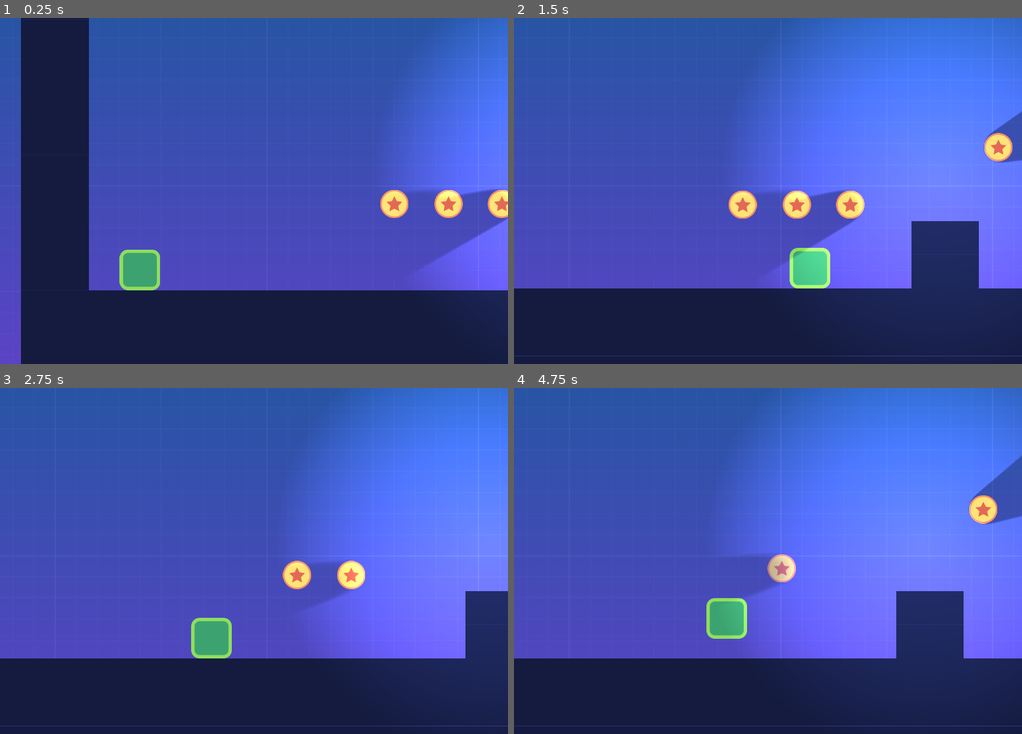
Above: before the commit, frames 1-4 (two rows, left to right).
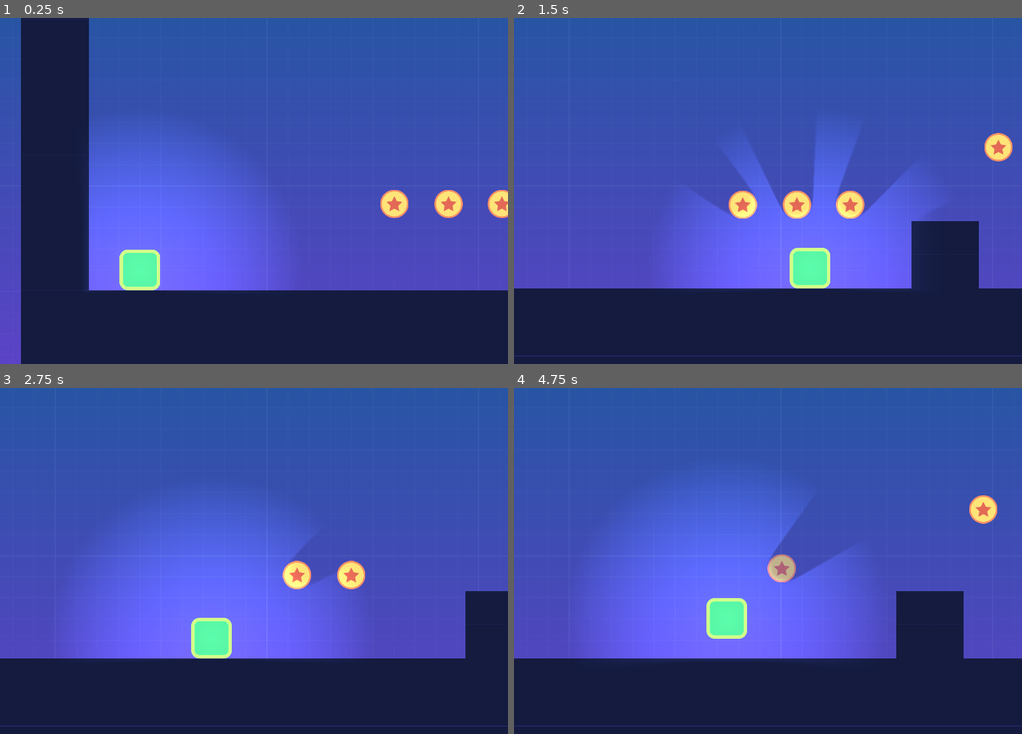
Above: after the commit, the same moments.

Repository: walizw/GodotProjects
Game: Godot game, scene res://scenes/level.tscn
Same seed, same stepped clock (60 frames per second), same inputs: the game is played once before the commit and once after it.
Inputs:
- Up to frame 1 (0.25 s): no input
- Up to frame 2 (1.5 s): hold D (right) from 0.53 s (still down); tap W (jump) at 0.77 s
- Up to frame 3 (2.75 s): tap W (jump) at 1.52 s; release D (right) at 2.03 s; hold A (left) from 2.03 s (still down)
- Up to frame 4 (4.75 s): release A (left) at 2.78 s; hold D (right) 2.78-4.28 s; tap W (jump) at 3.02, 3.77, 4.52 s; hold A (left) from 4.28 s (still down)

The runs differ from the first frame. In frame 1, 25% of the frame differs, in the area x 17-100%, y 0-79%; in frame 2, 38%; in frame 3, 45%; in frame 4, 49%, in the area x 15-100%, y 0-83%.

Commit message:
added shadows

Diff:
--- /dev/null
+++ b/1. Platformer/assets/tileset.tres
@@ -0,0 +1,117 @@
+[gd_resource type="TileSet" load_steps=10 format=2]
+
+[ext_resource path="res://assets/tileset.png" type="Texture" id=1]
+
+[sub_resource type="OccluderPolygon2D" id=6]
+polygon = PoolVector2Array( 80, 80, 0, 80, 0, 0, 80, 0 )
+
+[sub_resource type="ConvexPolygonShape2D" id=1]
+points = PoolVector2Array( 0, 0, 80, 0, 80, 80, 0, 80 )
+
+[sub_resource type="OccluderPolygon2D" id=7]
+polygon = PoolVector2Array( 0, 80, 0, 80, 80, 0, 80, 80 )
+
+[sub_resource type="ConvexPolygonShape2D" id=3]
+points = PoolVector2Array( 0, 80, 0, 80, 80, 0, 80, 80 )
+
+[sub_resource type="OccluderPolygon2D" id=8]
+polygon = PoolVector2Array( 0, 80, 0, 80, 80, 40, 80, 80 )
+
+[sub_resource type="ConvexPolygonShape2D" id=4]
+points = PoolVector2Array( 0, 80, 0, 80, 80, 40, 80, 80 )
+
+[sub_resource type="OccluderPolygon2D" id=9]
+polygon = PoolVector2Array( 0, 40, 0, 40, 80, 0, 80, 80, 0, 80 )
+
+[sub_resource type="ConvexPolygonShape2D" id=5]
+points = PoolVector2Array( 0, 40, 0, 40, 80, 0, 80, 80, 0, 80 )
+
+[resource]
+0/name = "tileset.png 0"
+0/texture = ExtResource( 1 )
+0/tex_offset = Vector2( 0, 0 )
+0/modulate = Color( 1, 1, 1, 1 )
+0/region = Rect2( 0, 0, 80, 80 )
+0/tile_mode = 0
+0/occluder_offset = Vector2( 0, 0 )
+0/occluder = SubResource( 6 )
+0/navigation_offset = Vector2( 0, 0 )
+0/shape_offset = Vector2( 0, 0 )
+0/shape_transform = Transform2D( 1, 0, 0, 1, 0, 0 )
+0/shape = SubResource( 1 )
+0/shape_one_way = false
+0/shape_one_way_margin = 1.0
+0/shapes = [ {
+"autotile_coord": Vector2( 0, 0 ),
+"one_way": false,
+"one_way_margin": 1.0,
+"shape": SubResource( 1 ),
+"shape_transform": Transform2D( 1, 0, 0, 1, 0, 0 )
+} ]
+0/z_index = 0
+1/name = "tileset.png 1"
+1/texture = ExtResource( 1 )
+1/tex_offset = Vector2( 0, 0 )
+1/modulate = Color( 1, 1, 1, 1 )
+1/region = Rect2( 0, 80, 80, 80 )
+1/tile_mode = 0
+1/occluder_offset = Vector2( 0, 0 )
+1/occluder = SubResource( 7 )
+1/navigation_offset = Vector2( 0, 0 )
+1/shape_offset = Vector2( 0, 0 )
+1/shape_transform = Transform2D( 1, 0, 0, 1, 0, 0 )
+1/shape = SubResource( 3 )
+1/shape_one_way = false
+1/shape_one_way_margin = 1.0
+1/shapes = [ {
+"autotile_coord": Vector2( 0, 0 ),
+"one_way": false,
+"one_way_margin": 1.0,
+"shape": SubResource( 3 ),
+"shape_transform": Transform2D( 1, 0, 0, 1, 0, 0 )
+} ]
+1/z_index = 0
+2/name = "tileset.png 2"
+2/texture = ExtResource( 1 )
+2/tex_offset = Vector2( 0, 0 )
+2/modulate = Color( 1, 1, 1, 1 )
+2/region = Rect2( 0, 160, 80, 80 )
+2/tile_mode = 0
+2/occluder_offset = Vector2( 0, 0 )
+2/occluder = SubResource( 8 )
+2/navigation_offset = Vector2( 0, 0 )
+2/shape_offset = Vector2( 0, 0 )
+2/shape_transform = Transform2D( 1, 0, 0, 1, 0, 0 )
+2/shape = SubResource( 4 )
+2/shape_one_way = false
+2/shape_one_way_margin = 1.0
+2/shapes = [ {
+"autotile_coord": Vector2( 0, 0 ),
+"one_way": false,
+"one_way_margin": 1.0,
+"shape": SubResource( 4 ),
+"shape_transform": Transform2D( 1, 0, 0, 1, 0, 0 )
+} ]
+2/z_index = 0
+3/name = "tileset.png 3"
+3/texture = ExtResource( 1 )
+3/tex_offset = Vector2( 0, 0 )
+3/modulate = Color( 1, 1, 1, 1 )
+3/region = Rect2( 80, 160, 80, 80 )
+3/tile_mode = 0
+3/occluder_offset = Vector2( 0, 0 )
+3/occluder = SubResource( 9 )
+3/navigation_offset = Vector2( 0, 0 )
+3/shape_offset = Vector2( 0, 0 )
+3/shape_transform = Transform2D( 1, 0, 0, 1, 0, 0 )
+3/shape = SubResource( 5 )
+3/shape_one_way = false
+3/shape_one_way_margin = 1.0
+3/shapes = [ {
+"autotile_coord": Vector2( 0, 0 ),
+"one_way": false,
+"one_way_margin": 1.0,
+"shape": SubResource( 5 ),
+"shape_transform": Transform2D( 1, 0, 0, 1, 0, 0 )
+} ]
+3/z_index = 0
--- a/1. Platformer/prefabs/enemy.tscn
+++ b/1. Platformer/prefabs/enemy.tscn
@@ -1,7 +1,10 @@
-[gd_scene load_steps=5 format=2]
+[gd_scene load_steps=6 format=2]
 
 [ext_resource path="res://assets/enemy.png" type="Texture" id=1]
 [ext_resource path="res://scripts/enemy.gd" type="Script" id=2]
+
+[sub_resource type="OccluderPolygon2D" id=3]
+polygon = PoolVector2Array( -28, 48, 32, 48, 49, 42, 58, 28, 58, 4, 52, -15, 41, -32, 19, -47, 0, -51, -29, -43, -44, -25, -55, -2, -57, 20, -54, 37 )
 
 [sub_resource type="RectangleShape2D" id=1]
 extents = Vector2( 47, 33.5 )
@@ -17,6 +20,9 @@
 [node name="Enemy" type="Sprite" parent="."]
 position = Vector2( 0, -48 )
 texture = ExtResource( 1 )
+
+[node name="LightOccluder2D" type="LightOccluder2D" parent="Enemy"]
+occluder = SubResource( 3 )
 
 [node name="CollisionShape2D" type="CollisionShape2D" parent="."]
 position = Vector2( 1, -33.5 )
--- a/1. Platformer/prefabs/objects/coin.tscn
+++ b/1. Platformer/prefabs/objects/coin.tscn
@@ -108,6 +108,7 @@
 texture = ExtResource( 1 )
 
 [node name="LightOccluder2D" type="LightOccluder2D" parent="Coin"]
+show_behind_parent = true
 scale = Vector2( 1.1, 1.1 )
 occluder = SubResource( 5 )
 
--- a/1. Platformer/prefabs/objects/portal.tscn
+++ b/1. Platformer/prefabs/objects/portal.tscn
@@ -1,7 +1,10 @@
-[gd_scene load_steps=7 format=2]
+[gd_scene load_steps=8 format=2]
 
 [ext_resource path="res://assets/portal.png" type="Texture" id=1]
 [ext_resource path="res://scripts/portal.gd" type="Script" id=2]
+
+[sub_resource type="OccluderPolygon2D" id=5]
+polygon = PoolVector2Array( -12, -103, 12, -103, 40, -96, 57, -81, 70, -59, 73, -44, 73, 55, 61, 79, 38, 100, 2, 107, -27, 102, -56, 88, -68, 66, -79, 18, -79, 18, -71, -64, -49, -94 )
 
 [sub_resource type="CapsuleShape2D" id=1]
 radius = 70.0
@@ -182,6 +185,10 @@
 position = Vector2( 0, -100 )
 texture = ExtResource( 1 )
 
+[node name="LightOccluder2D" type="LightOccluder2D" parent="Portal"]
+show_behind_parent = true
+occluder = SubResource( 5 )
+
 [node name="CollisionShape2D" type="CollisionShape2D" parent="."]
 position = Vector2( 0, -100 )
 shape = SubResource( 1 )
--- a/1. Platformer/prefabs/player.tscn
+++ b/1. Platformer/prefabs/player.tscn
@@ -1,7 +1,11 @@
-[gd_scene load_steps=6 format=2]
+[gd_scene load_steps=8 format=2]
 
 [ext_resource path="res://assets/player.png" type="Texture" id=1]
 [ext_resource path="res://scripts/player.gd" type="Script" id=2]
+[ext_resource path="res://assets/light.png" type="Texture" id=3]
+
+[sub_resource type="OccluderPolygon2D" id=4]
+polygon = PoolVector2Array( -50, -39, -39, -50, 33, -50, 45, -47, 50, -40, 50, 41, 40, 49, -43, 49, -51, 39 )
 
 [sub_resource type="RectangleShape2D" id=1]
 extents = Vector2( 40, 44 )
@@ -21,6 +25,11 @@
 [node name="Player" type="Sprite" parent="."]
 position = Vector2( 0, -48 )
 texture = ExtResource( 1 )
+
+[node name="LightOccluder2D" type="LightOccluder2D" parent="Player"]
+visible = false
+show_behind_parent = true
+occluder = SubResource( 4 )
 
 [node name="CollisionShape2D" type="CollisionShape2D" parent="."]
 position = Vector2( 0, -44 )
@@ -58,5 +67,17 @@
 [node name="CollisionShape2D" type="CollisionShape2D" parent="StompDetector"]
 shape = SubResource( 3 )
 
+[node name="Light2D" type="Light2D" parent="."]
+position = Vector2( 0, -48 )
+texture = ExtResource( 3 )
+texture_scale = 1.5
+color = Color( 0.94902, 1, 0.956863, 1 )
+energy = 0.85
+range_layer_min = -100
+shadow_enabled = true
+shadow_gradient_length = 2.0
+shadow_filter = 2
+shadow_filter_smooth = 5.0
+
 [connection signal="body_entered" from="EnemyDetector" to="." method="_on_EnemyDetector_body_entered"]
 [connection signal="area_entered" from="StompDetector" to="." method="_on_StompDetector_area_entered"]
--- a/1. Platformer/scenes/level.tscn
+++ b/1. Platformer/scenes/level.tscn
@@ -1,6 +1,6 @@
-[gd_scene load_steps=15 format=2]
+[gd_scene load_steps=10 format=2]
 
-[ext_resource path="res://assets/tileset.png" type="Texture" id=1]
+[ext_resource path="res://assets/tileset.tres" type="TileSet" id=1]
 [ext_resource path="res://prefabs/player.tscn" type="PackedScene" id=2]
 [ext_resource path="res://prefabs/enemy.tscn" type="PackedScene" id=3]
 [ext_resource path="res://assets/background.png" type="Texture" id=4]
@@ -9,104 +9,6 @@
 [ext_resource path="res://prefabs/objects/portal.tscn" type="PackedScene" id=7]
 [ext_resource path="res://scenes/level2.tscn" type="PackedScene" id=8]
 [ext_resource path="res://assets/light.png" type="Texture" id=9]
-
-[sub_resource type="ConvexPolygonShape2D" id=1]
-points = PoolVector2Array( 0, 0, 80, 0, 80, 80, 0, 80 )
-
-[sub_resource type="ConvexPolygonShape2D" id=3]
-points = PoolVector2Array( 0, 80, 0, 80, 80, 0, 80, 80 )
-
-[sub_resource type="ConvexPolygonShape2D" id=4]
-points = PoolVector2Array( 0, 80, 0, 80, 80, 40, 80, 80 )
-
-[sub_resource type="ConvexPolygonShape2D" id=5]
-points = PoolVector2Array( 0, 40, 0, 40, 80, 0, 80, 80, 0, 80 )
-
-[sub_resource type="TileSet" id=2]
-0/name = "tileset.png 0"
-0/texture = ExtResource( 1 )
-0/tex_offset = Vector2( 0, 0 )
-0/modulate = Color( 1, 1, 1, 1 )
-0/region = Rect2( 0, 0, 80, 80 )
-0/tile_mode = 0
-0/occluder_offset = Vector2( 0, 0 )
-0/navigation_offset = Vector2( 0, 0 )
-0/shape_offset = Vector2( 0, 0 )
-0/shape_transform = Transform2D( 1, 0, 0, 1, 0, 0 )
-0/shape = SubResource( 1 )
-0/shape_one_way = false
-0/shape_one_way_margin = 1.0
-0/shapes = [ {
-"autotile_coord": Vector2( 0, 0 ),
-"one_way": false,
-"one_way_margin": 1.0,
-"shape": SubResource( 1 ),
-"shape_transform": Transform2D( 1, 0, 0, 1, 0, 0 )
-} ]
-0/z_index = 0
-1/name = "tileset.png 1"
-1/texture = ExtResource( 1 )
-1/tex_offset = Vector2( 0, 0 )
-1/modulate = Color( 1, 1, 1, 1 )
-1/region = Rect2( 0, 80, 80, 80 )
-1/tile_mode = 0
-1/occluder_offset = Vector2( 0, 0 )
-1/navigation_offset = Vector2( 0, 0 )
-1/shape_offset = Vector2( 0, 0 )
-1/shape_transform = Transform2D( 1, 0, 0, 1, 0, 0 )
-1/shape = SubResource( 3 )
-1/shape_one_way = false
-1/shape_one_way_margin = 1.0
-1/shapes = [ {
-"autotile_coord": Vector2( 0, 0 ),
-"one_way": false,
-"one_way_margin": 1.0,
-"shape": SubResource( 3 ),
-"shape_transform": Transform2D( 1, 0, 0, 1, 0, 0 )
-} ]
-1/z_index = 0
-2/name = "tileset.png 2"
-2/texture = ExtResource( 1 )
-2/tex_offset = Vector2( 0, 0 )
-2/modulate = Color( 1, 1, 1, 1 )
-2/region = Rect2( 0, 160, 80, 80 )
-2/tile_mode = 0
-2/occluder_offset = Vector2( 0, 0 )
-2/navigation_offset = Vector2( 0, 0 )
-2/shape_offset = Vector2( 0, 0 )
-2/shape_transform = Transform2D( 1, 0, 0, 1, 0, 0 )
-2/shape = SubResource( 4 )
-2/shape_one_way = false
-2/shape_one_way_margin = 1.0
-2/shapes = [ {
-"autotile_coord": Vector2( 0, 0 ),
-"one_way": false,
-"one_way_margin": 1.0,
-"shape": SubResource( 4 ),
-"shape_transform": Transform2D( 1, 0, 0, 1, 0, 0 )
-} ]
-2/z_index = 0
-3/name = "tileset.png 3"
-3/texture = ExtResource( 1 )
-3/tex_offset = Vector2( 0, 0 )
-3/modulate = Color( 1, 1, 1, 1 )
-3/region = Rect2( 80, 160, 80, 80 )
-3/tile_mode = 0
-3/occluder_offset = Vector2( 0, 0 )
-3/navigation_offset = Vector2( 0, 0 )
-3/shape_offset = Vector2( 0, 0 )
-3/shape_transform = Transform2D( 1, 0, 0, 1, 0, 0 )
-3/shape = SubResource( 5 )
-3/shape_one_way = false
-3/shape_one_way_margin = 1.0
-3/shapes = [ {
-"autotile_coord": Vector2( 0, 0 ),
-"one_way": false,
-"one_way_margin": 1.0,
-"shape": SubResource( 5 ),
-"shape_transform": Transform2D( 1, 0, 0, 1, 0, 0 )
-} ]
-3/z_index = 0
 
 [node name="level" type="Node2D"]
 __meta__ = {
@@ -123,7 +25,7 @@
 texture = ExtResource( 4 )
 
 [node name="TileMap" type="TileMap" parent="."]
-tile_set = SubResource( 2 )
+tile_set = ExtResource( 1 )
 cell_size = Vector2( 80, 80 )
 collision_layer = 8
 collision_mask = 0
@@ -181,9 +83,10 @@
 next_scene = ExtResource( 8 )
 
 [node name="Light2D" type="Light2D" parent="."]
-position = Vector2( 1341, 362 )
+visible = false
+position = Vector2( 1141, 255 )
 texture = ExtResource( 9 )
-texture_scale = 2.0
+texture_scale = 3.0
 range_layer_min = -100
 shadow_enabled = true
 shadow_gradient_length = 2.0
--- a/1. Platformer/scenes/level2.tscn
+++ b/1. Platformer/scenes/level2.tscn
@@ -1,109 +1,11 @@
-[gd_scene load_steps=12 format=2]
+[gd_scene load_steps=7 format=2]
 
-[ext_resource path="res://assets/tileset.png" type="Texture" id=1]
+[ext_resource path="res://assets/tileset.tres" type="TileSet" id=1]
 [ext_resource path="res://prefabs/player.tscn" type="PackedScene" id=2]
 [ext_resource path="res://prefabs/enemy.tscn" type="PackedScene" id=3]
 [ext_resource path="res://assets/background.png" type="Texture" id=4]
 [ext_resource path="res://prefabs/bumper.tscn" type="PackedScene" id=5]
 [ext_resource path="res://prefabs/objects/coin.tscn" type="PackedScene" id=6]
-
-[sub_resource type="ConvexPolygonShape2D" id=1]
-points = PoolVector2Array( 0, 0, 80, 0, 80, 80, 0, 80 )
-
-[sub_resource type="ConvexPolygonShape2D" id=3]
-points = PoolVector2Array( 0, 80, 0, 80, 80, 0, 80, 80 )
-
-[sub_resource type="ConvexPolygonShape2D" id=4]
-points = PoolVector2Array( 0, 80, 0, 80, 80, 40, 80, 80 )
-
-[sub_resource type="ConvexPolygonShape2D" id=5]
-points = PoolVector2Array( 0, 40, 0, 40, 80, 0, 80, 80, 0, 80 )
-
-[sub_resource type="TileSet" id=2]
-0/name = "tileset.png 0"
-0/texture = ExtResource( 1 )
-0/tex_offset = Vector2( 0, 0 )
-0/modulate = Color( 1, 1, 1, 1 )
-0/region = Rect2( 0, 0, 80, 80 )
-0/tile_mode = 0
-0/occluder_offset = Vector2( 0, 0 )
-0/navigation_offset = Vector2( 0, 0 )
-0/shape_offset = Vector2( 0, 0 )
-0/shape_transform = Transform2D( 1, 0, 0, 1, 0, 0 )
-0/shape = SubResource( 1 )
-0/shape_one_way = false
-0/shape_one_way_margin = 1.0
-0/shapes = [ {
-"autotile_coord": Vector2( 0, 0 ),
-"one_way": false,
-"one_way_margin": 1.0,
-"shape": SubResource( 1 ),
-"shape_transform": Transform2D( 1, 0, 0, 1, 0, 0 )
-} ]
-0/z_index = 0
-1/name = "tileset.png 1"
-1/texture = ExtResource( 1 )
-1/tex_offset = Vector2( 0, 0 )
-1/modulate = Color( 1, 1, 1, 1 )
-1/region = Rect2( 0, 80, 80, 80 )
-1/tile_mode = 0
-1/occluder_offset = Vector2( 0, 0 )
-1/navigation_offset = Vector2( 0, 0 )
-1/shape_offset = Vector2( 0, 0 )
-1/shape_transform = Transform2D( 1, 0, 0, 1, 0, 0 )
-1/shape = SubResource( 3 )
-1/shape_one_way = false
-1/shape_one_way_margin = 1.0
-1/shapes = [ {
-"autotile_coord": Vector2( 0, 0 ),
-"one_way": false,
-"one_way_margin": 1.0,
-"shape": SubResource( 3 ),
-"shape_transform": Transform2D( 1, 0, 0, 1, 0, 0 )
-} ]
-1/z_index = 0
-2/name = "tileset.png 2"
-2/texture = ExtResource( 1 )
-2/tex_offset = Vector2( 0, 0 )
-2/modulate = Color( 1, 1, 1, 1 )
-2/region = Rect2( 0, 160, 80, 80 )
-2/tile_mode = 0
-2/occluder_offset = Vector2( 0, 0 )
-2/navigation_offset = Vector2( 0, 0 )
-2/shape_offset = Vector2( 0, 0 )
-2/shape_transform = Transform2D( 1, 0, 0, 1, 0, 0 )
-2/shape = SubResource( 4 )
-2/shape_one_way = false
-2/shape_one_way_margin = 1.0
-2/shapes = [ {
-"autotile_coord": Vector2( 0, 0 ),
-"one_way": false,
-"one_way_margin": 1.0,
-"shape": SubResource( 4 ),
-"shape_transform": Transform2D( 1, 0, 0, 1, 0, 0 )
-} ]
-2/z_index = 0
-3/name = "tileset.png 3"
-3/texture = ExtResource( 1 )
-3/tex_offset = Vector2( 0, 0 )
-3/modulate = Color( 1, 1, 1, 1 )
-3/region = Rect2( 80, 160, 80, 80 )
-3/tile_mode = 0
-3/occluder_offset = Vector2( 0, 0 )
-3/navigation_offset = Vector2( 0, 0 )
-3/shape_offset = Vector2( 0, 0 )
-3/shape_transform = Transform2D( 1, 0, 0, 1, 0, 0 )
-3/shape = SubResource( 5 )
-3/shape_one_way = false
-3/shape_one_way_margin = 1.0
-3/shapes = [ {
-"autotile_coord": Vector2( 0, 0 ),
-"one_way": false,
-"one_way_margin": 1.0,
-"shape": SubResource( 5 ),
-"shape_transform": Transform2D( 1, 0, 0, 1, 0, 0 )
-} ]
-3/z_index = 0
 
 [node name="level2" type="Node2D"]
 __meta__ = {
@@ -120,7 +22,7 @@
 texture = ExtResource( 4 )
 
 [node name="TileMap" type="TileMap" parent="."]
-tile_set = SubResource( 2 )
+tile_set = ExtResource( 1 )
 cell_size = Vector2( 80, 80 )
 collision_layer = 8
 collision_mask = 0
